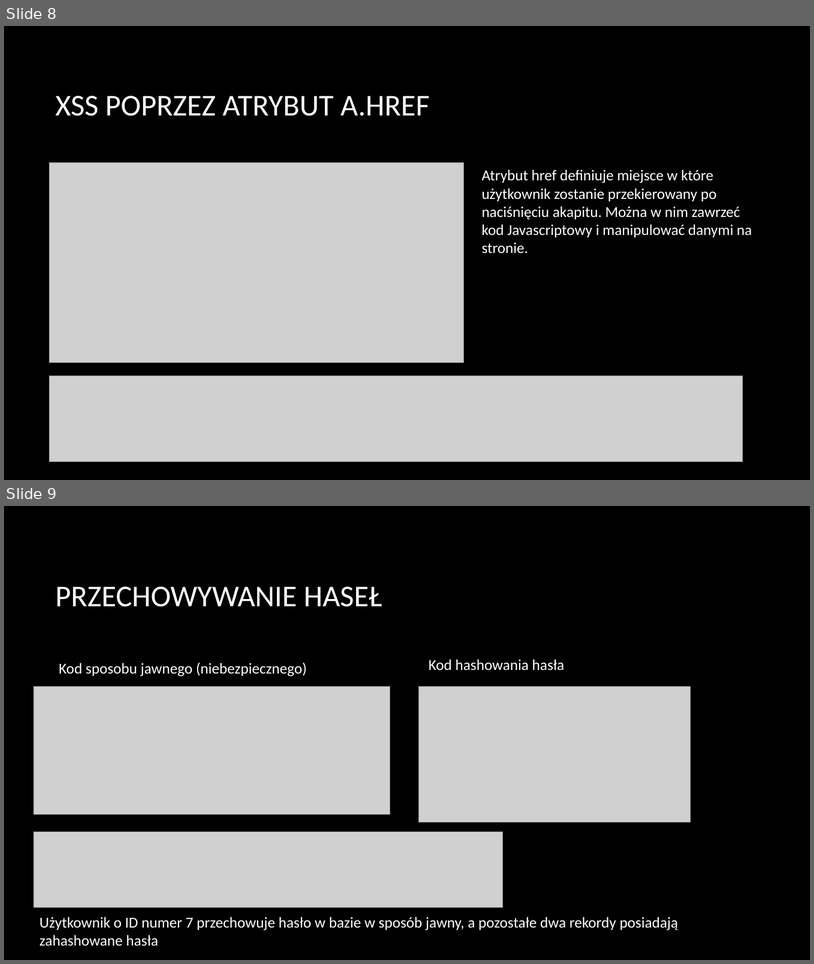
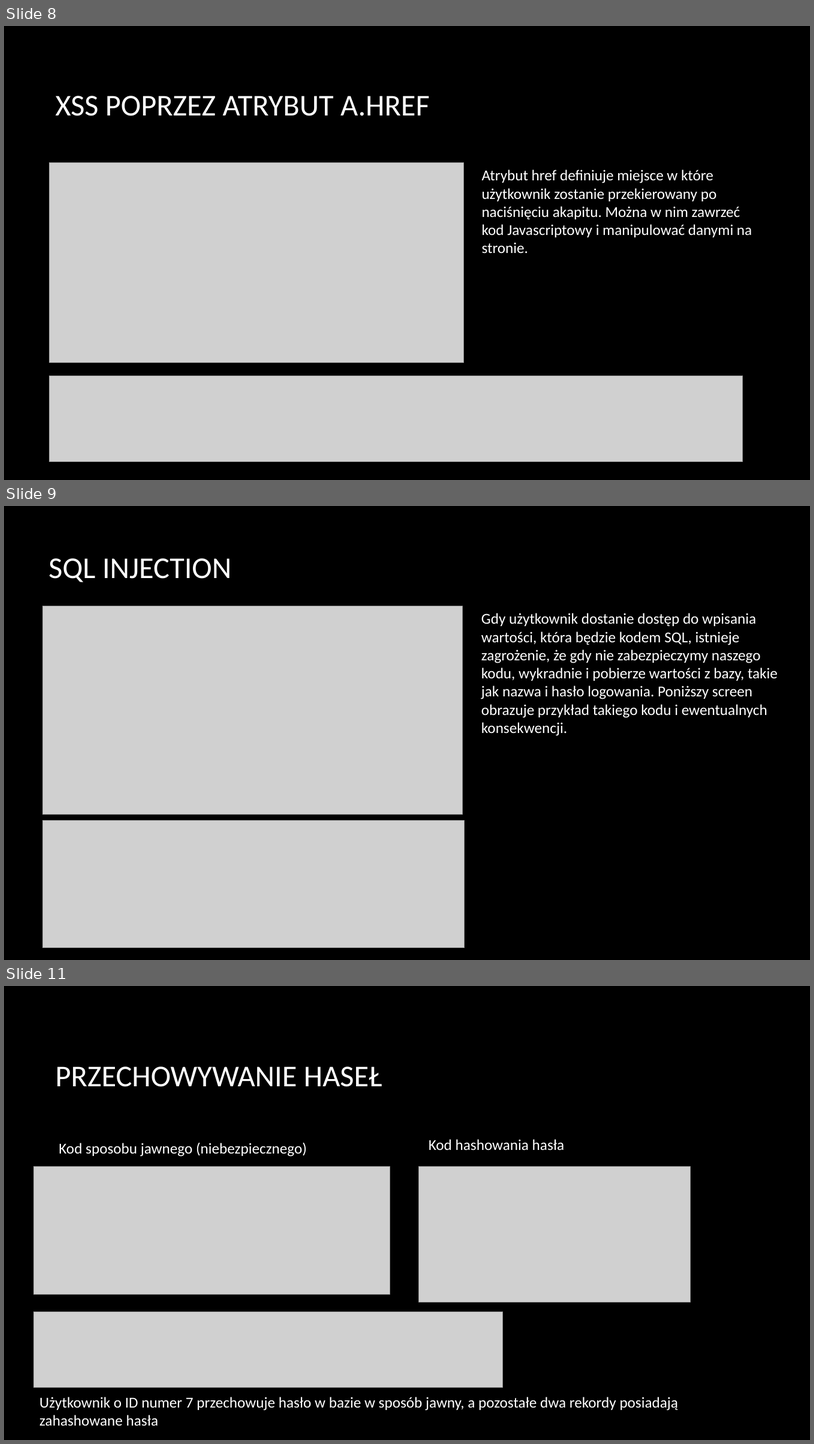
Before and after one commit to jakubfalowski/XSS-FIX_React_Node_Express, a slide deck: proseminarium.pptx. Shown one above the other, each under a label of ours: slides 8 and 9 before the commit, slides 8, 9 and 11 after it; the slides between them are not shown. The pictures are 814x964 and 814x1444 pixels, drawn with LibreOffice and Linux fonts; fonts in the diff are those of the drawing; grey boxes stand for pictures; background and template pictures are left out. Boxes give left, top, right and bottom in pixels: in the first picture for what was removed or moved away, otherwise in the second. Text is boxed around its words. In the diff, an @@ line names an element or a change of style, - is before the commit and + after.

Commit message:
sql_injection_presentation

```diff
--- a/proseminarium.pptx
+++ b/proseminarium.pptx
@@ slide 9 added at box(4, 506, 810, 960), background picture (left out) @@
@@ title added at box(48, 558, 231, 582), 36 pt, text #FFFFFF @@
+SQL INJECTION
@@ picture added at box(43, 606, 463, 814) @@
@@ text added at box(482, 613, 778, 736), 18 pt, text #FFFFFF @@
+Gdy użytkownik dostanie dostęp do wpisania wartości, która będzie kodem SQL, istnieje zagrożenie, że gdy nie zabezpieczymy naszego kodu, wykradnie i pobierze wartości z bazy, takie jak nazwa i hasło logowania. Poniższy screen obrazuje przykład takiego kodu i ewentualnych konsekwencji.
@@ picture added at box(43, 820, 465, 948) @@
@@ what was slide 9 is now slide 11 @@
```
Also in this commit, not shown: 1 slide changed, 1 other slide added.
